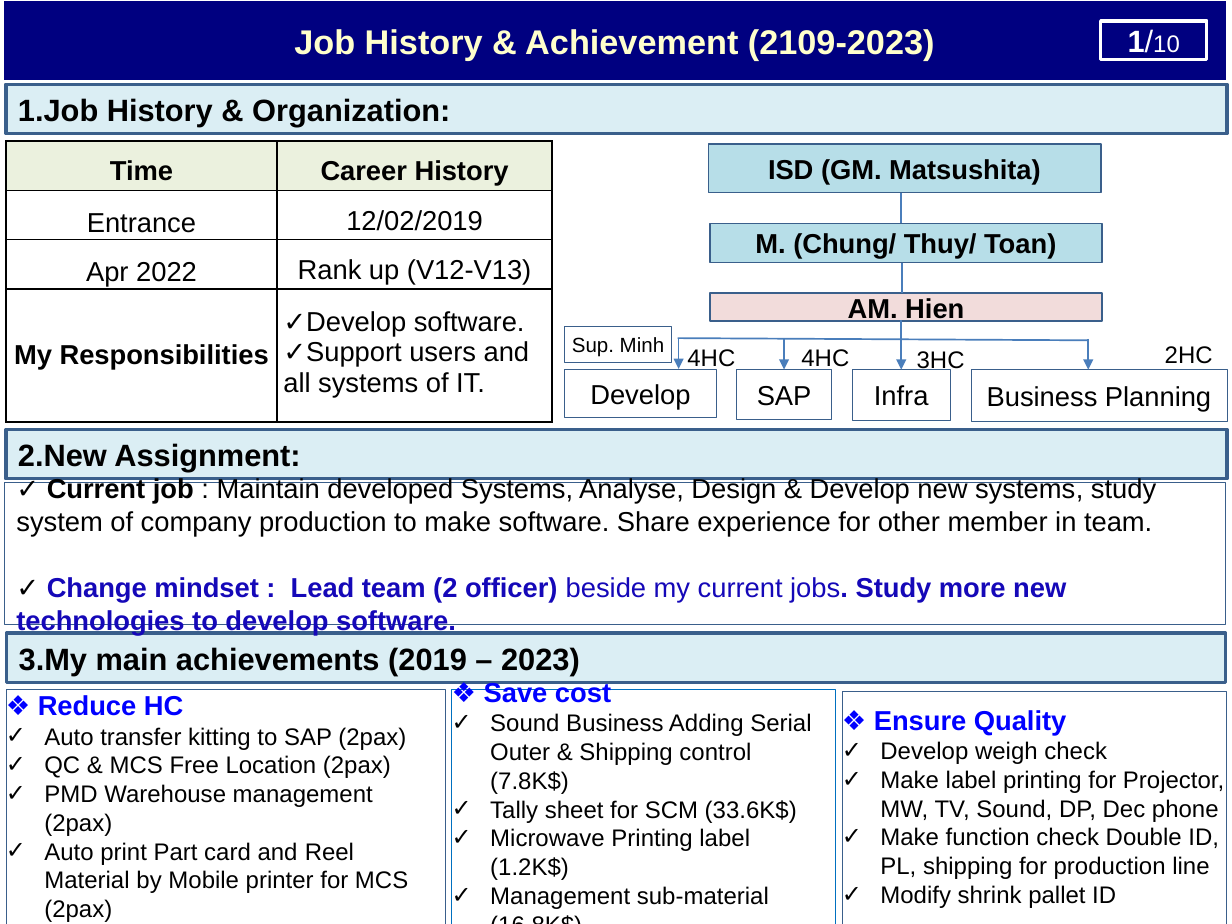
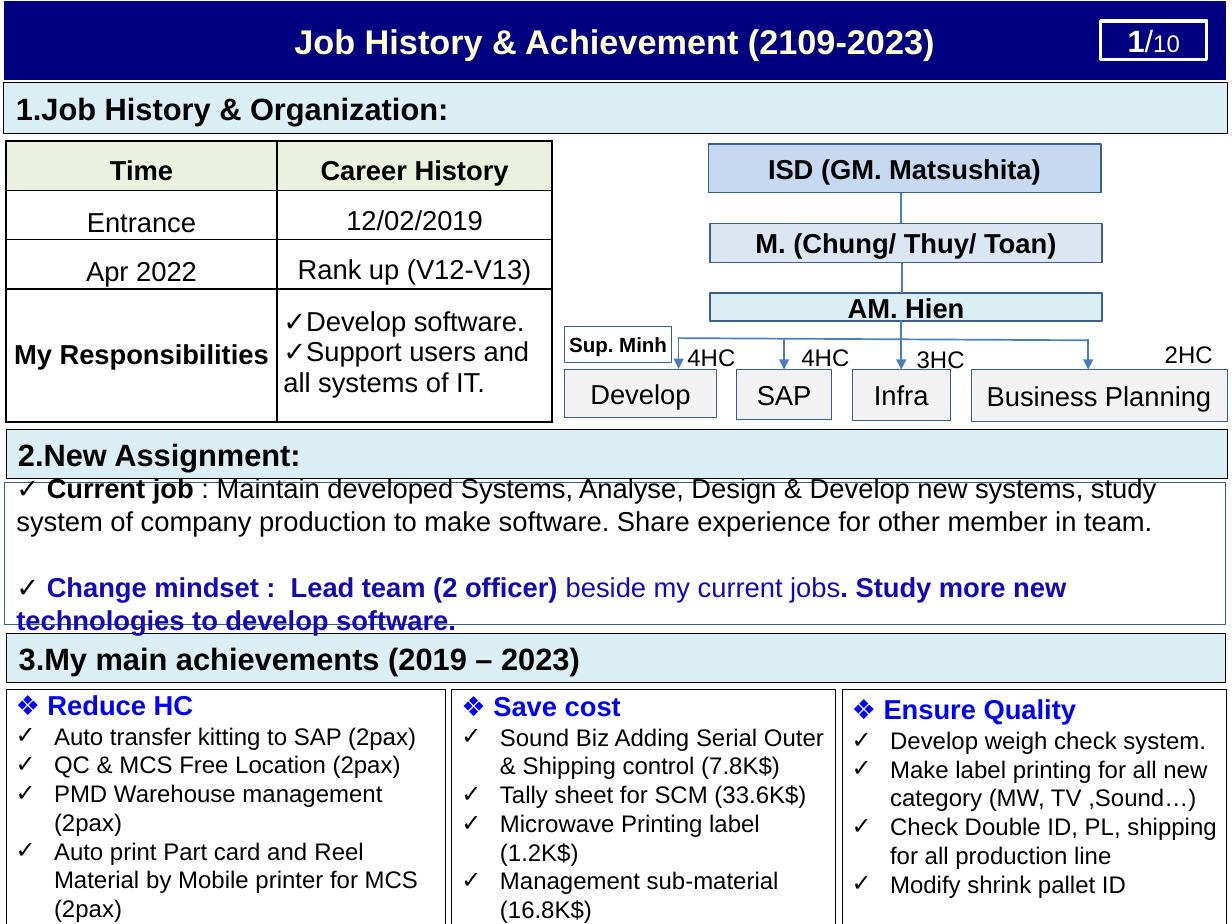
Before and after one commit to thietbicongnghevietnam/ReportPSNV, a slide deck: slide 2 of Report_test.pptx. Drawn at 1232x924 pixels with LibreOffice and Linux fonts; fonts in the diff are those of the drawing. Boxes give left, top, right and bottom in pixels: in the first picture for what was removed or moved away, otherwise in the second. Text is boxed around its words. In the diff, an @@ line names an element or a change of style, - is before the commit and + after.

```diff
--- a/Report_test.pptx
+++ b/Report_test.pptx
@@ outline #3A5F8C 2 pt to #000000 0.25 pt in 3 elements at (x1=6, y1=430, x2=1227, y2=479), (x1=6, y1=633, x2=1225, y2=683), (x1=4, y1=83, x2=1227, y2=133) @@
@@ rectangle "ISD (GM. Matsushita)" at (x1=708, y1=144, x2=1101, y2=193): fill #B7DEE8 to #C6D9F1 @@
@@ rectangle "M. (Chung/ Thuy/ Toan)" at (x1=710, y1=223, x2=1103, y2=262): fill #B7DEE8 to #DCE6F2 @@
@@ rectangle "AM. Hien" at (x1=710, y1=293, x2=1103, y2=322): fill #F2DCDB to #DBEEF4 @@
@@ rectangle "Sup. Minh" at (x1=564, y1=326, x2=671, y2=362): bold on @@
@@ rectangle "❖ Reduce HC" at (x1=6, y1=689, x2=446, y2=924): outline #3A5F8C 0.25 pt to #000000 0.25 pt @@
@@ rectangle "❖ Save cost" at (x1=452, y1=689, x2=837, y2=924): outline #0070C0 0.25 pt to #000000 0.25 pt @@
@@ rectangle "❖ Ensure Quality" at (x1=841, y1=689, x2=1226, y2=924): outline #3A5F8C 0.25 pt to #000000 0.25 pt @@
@@ text in rectangle at (x1=500, y1=728, x2=824, y2=779): text changed @@
-✓ Sound Business Adding Serial Outer & Shipping control (7.8K$)
+✓ Sound Biz Adding Serial Outer & Shipping control (7.8K$)
@@ text in rectangle at (x1=890, y1=731, x2=1216, y2=869): text changed @@
-✓ Develop weigh check
-✓ Make label printing for Projector, MW, TV, Sound, DP, Dec phone
-✓ Make function check Double ID, PL, shipping for production line
+✓ Develop weigh check system.
+✓ Make label printing for all new category (MW, TV ,Sound…)
+✓ Check Double ID, PL, shipping for all production line
```
Also in this commit, not shown: 6 other slides changed.
